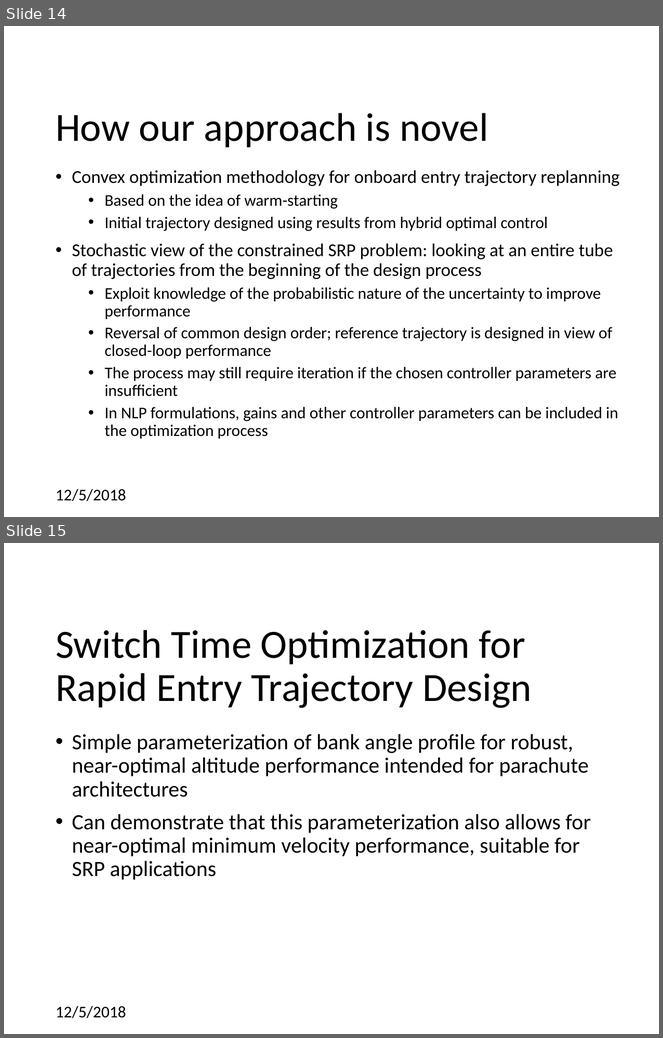
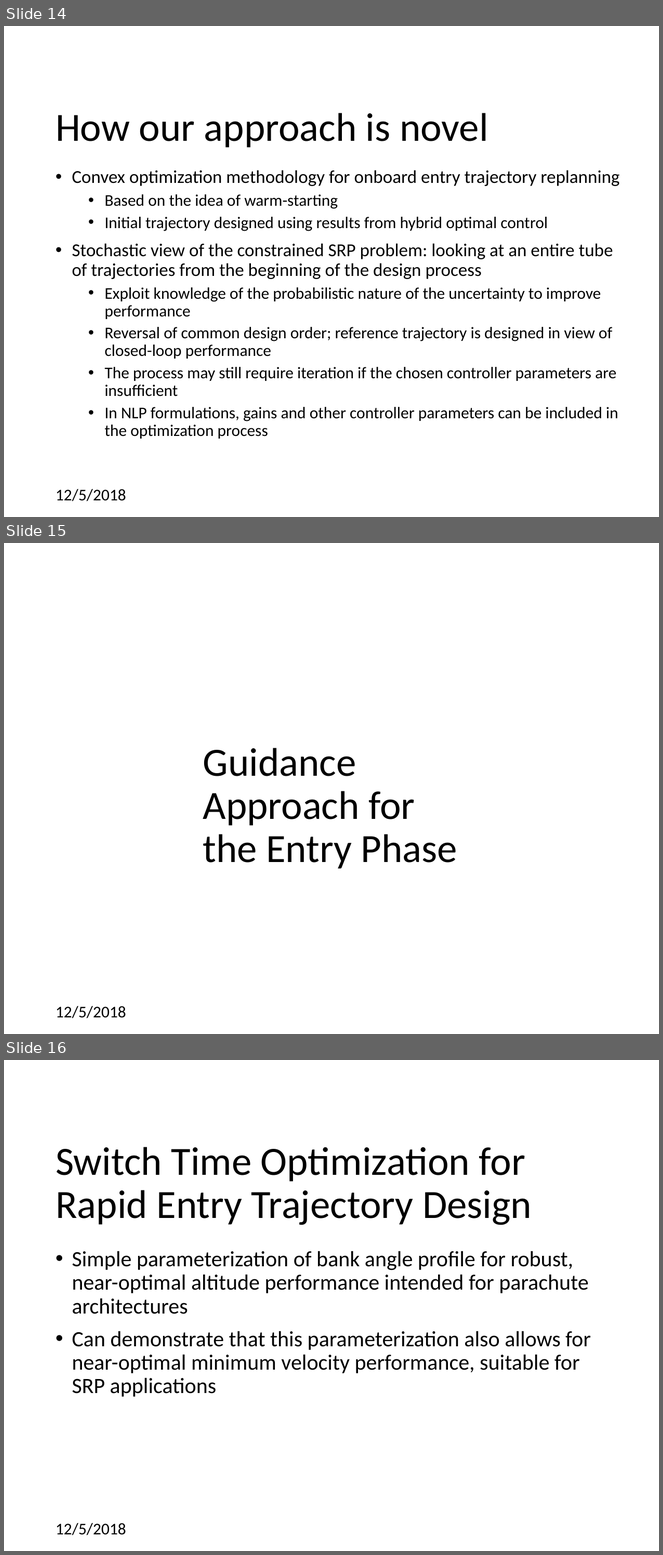
Before and after one commit to CDNoyes/EDL-Py, a slide deck: Documents/Qual/Qual Exam.pptx. Shown one above the other, each under a label of ours: slides 14 and 15 before the commit, slides 14, 15 and 16 after it. The pictures are 663x1038 and 663x1555 pixels, drawn with LibreOffice and Linux fonts; fonts in the diff are those of the drawing; background and template pictures are left out. Boxes give left, top, right and bottom in pixels: in the first picture for what was removed or moved away, otherwise in the second. Text is boxed around its words. In the diff, an @@ line names an element or a change of style, - is before the commit and + after.

```diff
--- a/Documents/Qual/Qual Exam.pptx
+++ b/Documents/Qual/Qual Exam.pptx
@@ slide 15 added at <box>4,543,659,1034</box>, background #FFFFFF @@
@@ title added at <box>203,748,457,869</box>, 44 pt, text #000000 @@
+Guidance Approach for the Entry Phase
@@ text added at <box>55,1006,126,1019</box>, 18 pt, text #000000 @@
+12/5/2018
@@ what was slide 15 is now slide 16 @@
```
Also in this commit, not shown: 5 slides changed.
